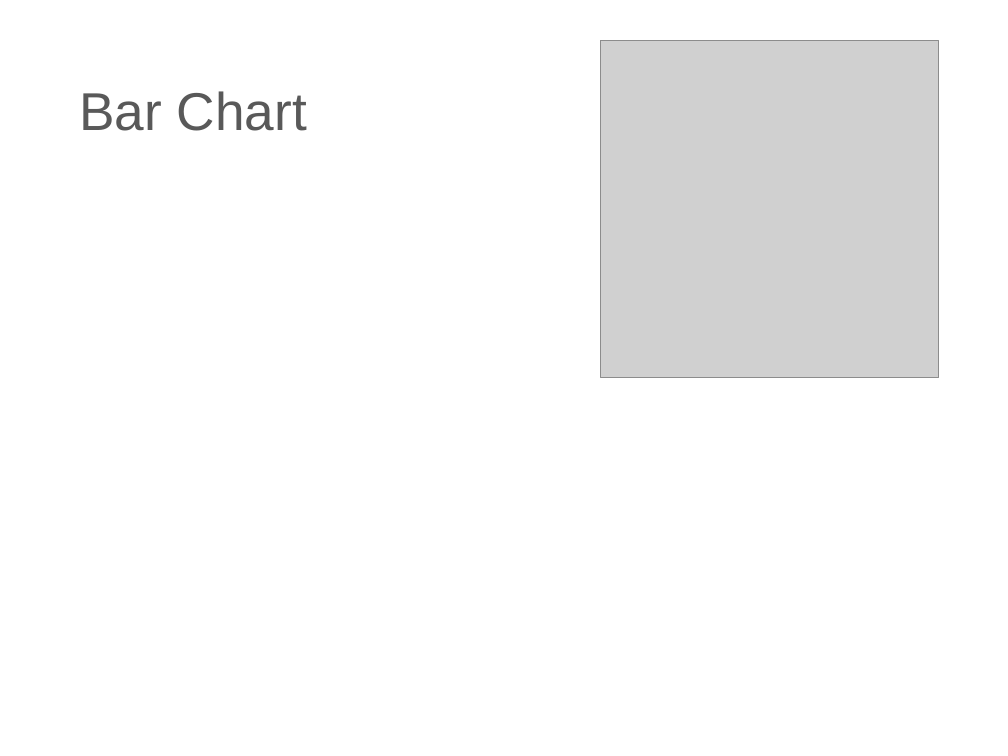
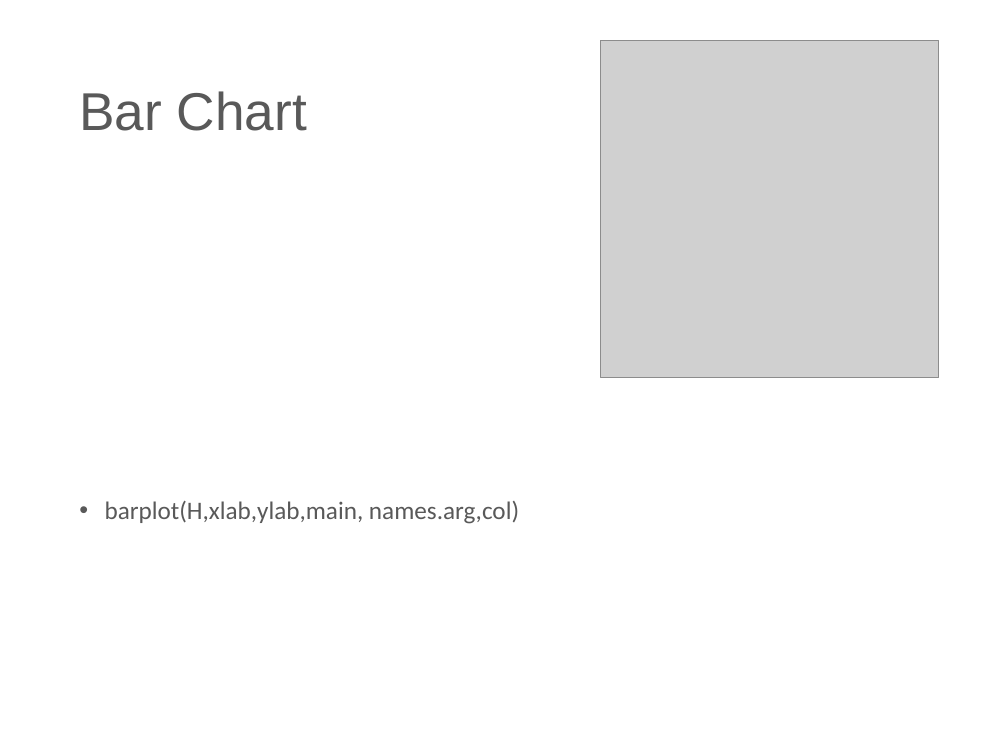
Before and after one commit to PeterAnema/Introductietraining_R_UWV, a slide deck: slide 56 of Slides/Introductie R.pptx (slide 55 before the commit). Drawn at 1008x756 pixels with LibreOffice and Linux fonts; fonts in the diff are those of the drawing; grey boxes stand for pictures; background and template pictures are left out. Boxes give left, top, right and bottom in pixels: in the first picture for what was removed or moved away, otherwise in the second. Text is boxed around its words. In the diff, an @@ line names an element or a change of style, - is before the commit and + after.

```diff
--- a/Slides/Introductie R.pptx
+++ b/Slides/Introductie R.pptx
@@ text added at <box>105,501,519,524</box>, 18 pt, text #595959 @@
+• barplot(H,xlab,ylab,main, names.arg,col)
```
Also in this commit, not shown: 5 other slides changed, 3 slides added, 2 slides removed, 15 other files.
